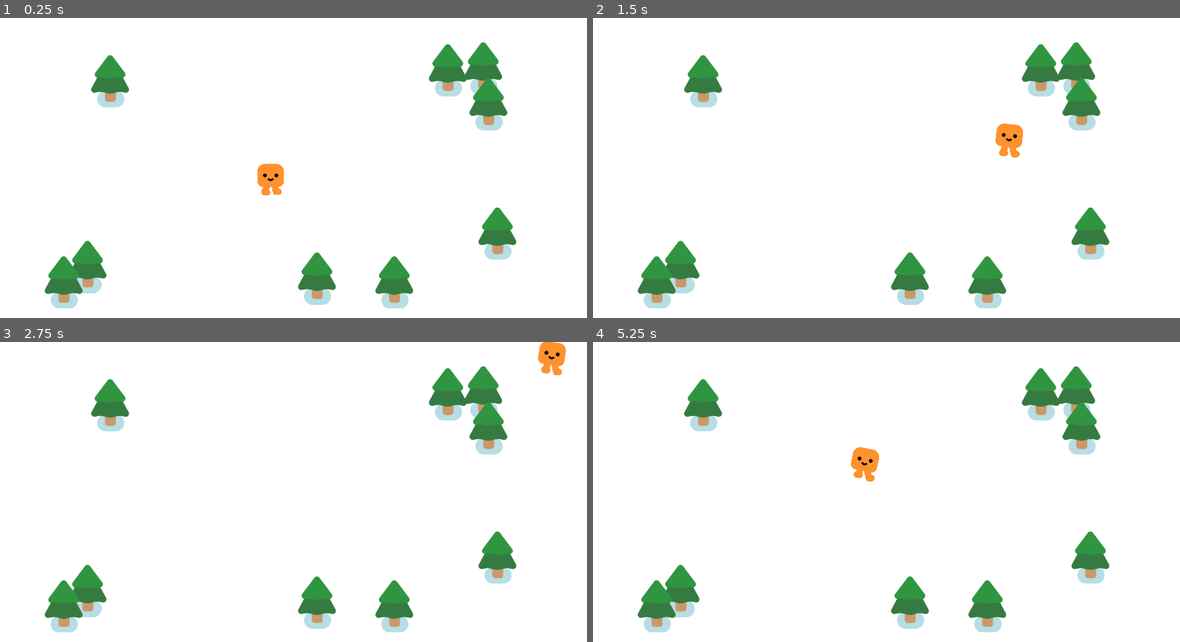
Above: before the commit, frames 1-4 (two rows, left to right).
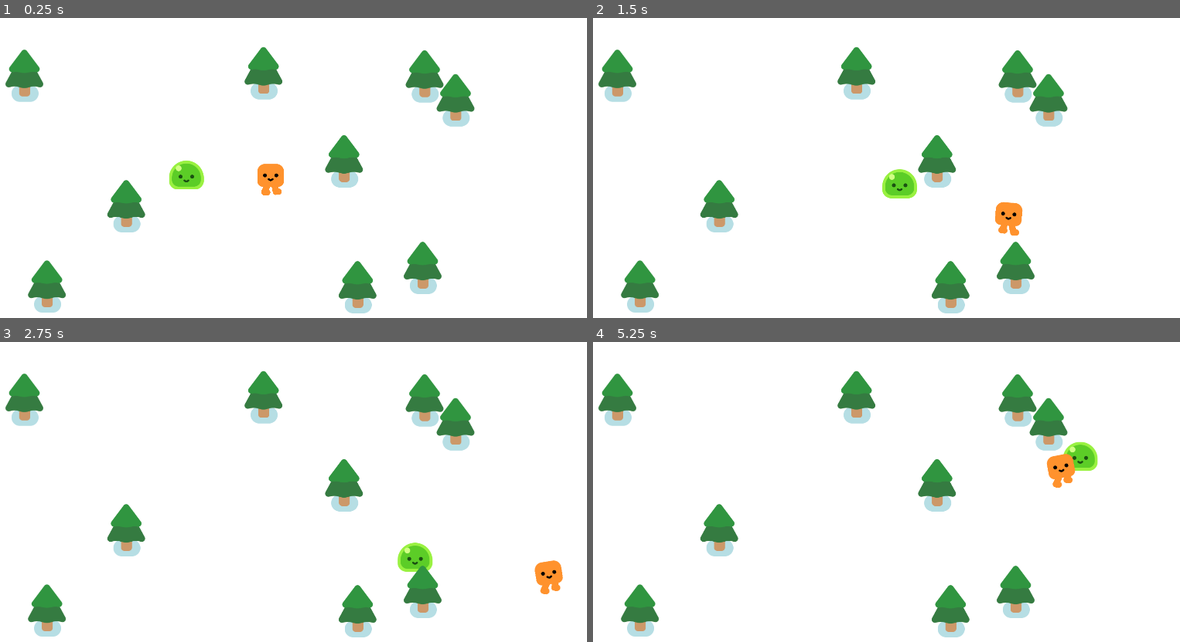
Above: after the commit, the same moments.

Repository: monkeytickler812/Final-Project
Game: Godot game, scene res://survivors_game.tscn
Same seed, same stepped clock (60 frames per second), same inputs: the game is played once before the commit and once after it.
Inputs:
- Up to frame 1 (0.25 s): no input
- Up to frame 2 (1.5 s): hold D (move_right) 0.53-1.28 s; hold S (move_down) from 1.28 s (still down)
- Up to frame 3 (2.75 s): release S (move_down) at 2.03 s; hold D (move_right) from 2.03 s (still down)
- Up to frame 4 (5.25 s): release D (move_right) at 2.78 s; hold W (move_up) 2.78-3.53 s; hold A (move_left) 3.53-5.03 s; hold S (move_down) from 5.03 s (still down)

The runs differ from the first frame. In frame 1, 13% of the frame differs, in the area x 0-89%, y 7-99%; in frame 2, 14%; in frame 3, 14%; in frame 4, 13%.

Commit message:
added mobs into main scene

Diff:
--- /dev/null
+++ b/Vampire Survivors/mob.gd
@@ -0,0 +1,10 @@
+extends CharacterBody2D
+
+
+@onready var player = get_node("/root/Game/Player")
+
+
+func _physics_process(delta):
+	var direction = global_position.direction_to(player.global_position)
+	velocity = direction * 300.0
+	move_and_slide()
--- /dev/null
+++ b/Vampire Survivors/mob.tscn
@@ -0,0 +1,16 @@
+[gd_scene load_steps=4 format=3 uid="uid://dqq0u2cgl3suv"]
+
+[ext_resource type="Script" path="res://mob.gd" id="1_fwti4"]
+[ext_resource type="PackedScene" uid="uid://ogik4s70pgwl" path="res://characters/slime/slime.tscn" id="1_qspl7"]
+
+[sub_resource type="CircleShape2D" id="CircleShape2D_n6q4c"]
+radius = 52.0384
+
+[node name="Mob" type="CharacterBody2D"]
+script = ExtResource("1_fwti4")
+
+[node name="Slime" parent="." instance=ExtResource("1_qspl7")]
+
+[node name="CollisionShape2D" type="CollisionShape2D" parent="."]
+position = Vector2(-1, -28)
+shape = SubResource("CircleShape2D_n6q4c")
--- a/Vampire Survivors/player.gd
+++ b/Vampire Survivors/player.gd
@@ -2,7 +2,7 @@
 
 
 func _physics_process(delta):
-	var direction = Input.get_vector("move_left", "move_right", "move_down", "move_up")
+	var direction = Input.get_vector("move_left", "move_right", "move_up", "move_down")
 	velocity = direction * 600
 	move_and_slide()
 
--- a/Vampire Survivors/project.godot
+++ b/Vampire Survivors/project.godot
@@ -119,7 +119,3 @@
 [layer_names]
 
 3d_physics/layer_2="player"
-
-[rendering]
-
-renderer/rendering_method="gl_compatibility"
--- a/Vampire Survivors/survivors_game.tscn
+++ b/Vampire Survivors/survivors_game.tscn
@@ -1,6 +1,7 @@
-[gd_scene load_steps=3 format=3 uid="uid://bg4luoeda42b7"]
+[gd_scene load_steps=4 format=3 uid="uid://bg4luoeda42b7"]
 
 [ext_resource type="PackedScene" uid="uid://chsvb512kqnih" path="res://player.tscn" id="1_2j8g4"]
+[ext_resource type="PackedScene" uid="uid://dqq0u2cgl3suv" path="res://mob.tscn" id="2_1yl6m"]
 [ext_resource type="PackedScene" uid="uid://dryk4uhqrwt4r" path="res://pine_tree.tscn" id="2_qwcls"]
 
 [node name="Game" type="Node2D"]
@@ -10,32 +11,35 @@
 offset_right = 1950.0
 offset_bottom = 1104.0
 
-[node name="CharacterBody2D" parent="." instance=ExtResource("1_2j8g4")]
+[node name="Player" parent="." instance=ExtResource("1_2j8g4")]
 position = Vector2(940, 545)
 
-[node name="StaticBody2D" parent="." instance=ExtResource("2_qwcls")]
-position = Vector2(440, 261)
+[node name="Mob" parent="." instance=ExtResource("2_1yl6m")]
+position = Vector2(602, 519)
 
-[node name="StaticBody2D2" parent="." instance=ExtResource("2_qwcls")]
-position = Vector2(296, 887)
+[node name="PineTree" parent="." instance=ExtResource("2_qwcls")]
+position = Vector2(174, 244)
 
-[node name="StaticBody2D3" parent="." instance=ExtResource("2_qwcls")]
-position = Vector2(1488, 227)
+[node name="PineTree2" parent="." instance=ExtResource("2_qwcls")]
+position = Vector2(1512, 320)
 
-[node name="StaticBody2D4" parent="." instance=ExtResource("2_qwcls")]
-position = Vector2(1614, 333)
+[node name="PineTree3" parent="." instance=ExtResource("2_qwcls")]
+position = Vector2(244, 900)
 
-[node name="StaticBody2D5" parent="." instance=ExtResource("2_qwcls")]
-position = Vector2(1598, 221)
+[node name="PineTree4" parent="." instance=ExtResource("2_qwcls")]
+position = Vector2(490, 650)
 
-[node name="StaticBody2D6" parent="." instance=ExtResource("2_qwcls")]
-position = Vector2(1082, 875)
+[node name="PineTree5" parent="." instance=ExtResource("2_qwcls")]
+position = Vector2(916, 236)
 
-[node name="StaticBody2D7" parent="." instance=ExtResource("2_qwcls")]
-position = Vector2(1642, 735)
+[node name="PineTree6" parent="." instance=ExtResource("2_qwcls")]
+position = Vector2(1410, 842)
 
-[node name="StaticBody2D8" parent="." instance=ExtResource("2_qwcls")]
-position = Vector2(370, 839)
+[node name="PineTree7" parent="." instance=ExtResource("2_qwcls")]
+position = Vector2(1208, 902)
 
-[node name="StaticBody2D9" parent="." instance=ExtResource("2_qwcls")]
-position = Vector2(1322, 887)
+[node name="PineTree8" parent="." instance=ExtResource("2_qwcls")]
+position = Vector2(1416, 246)
+
+[node name="PineTree9" parent="." instance=ExtResource("2_qwcls")]
+position = Vector2(1166, 510)
